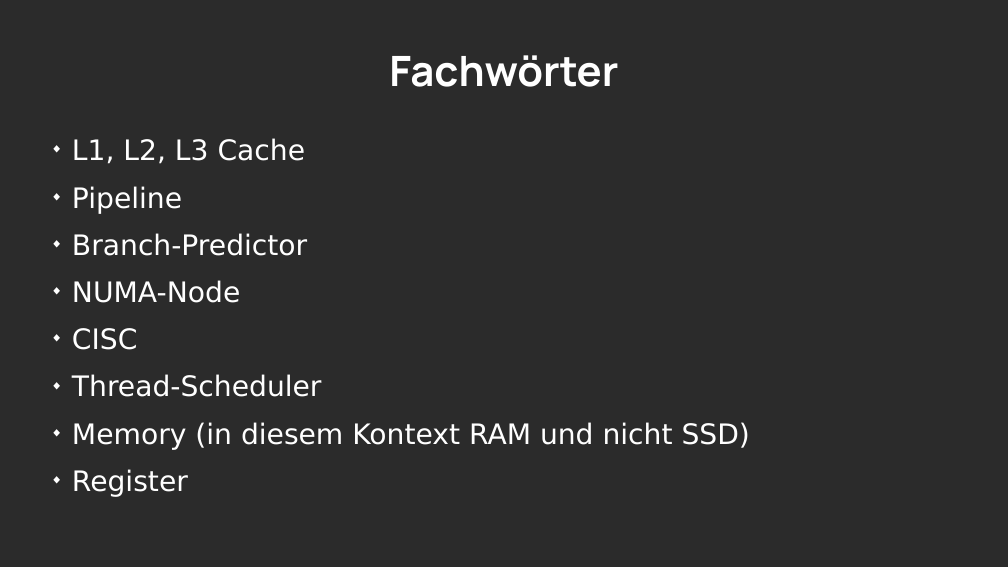
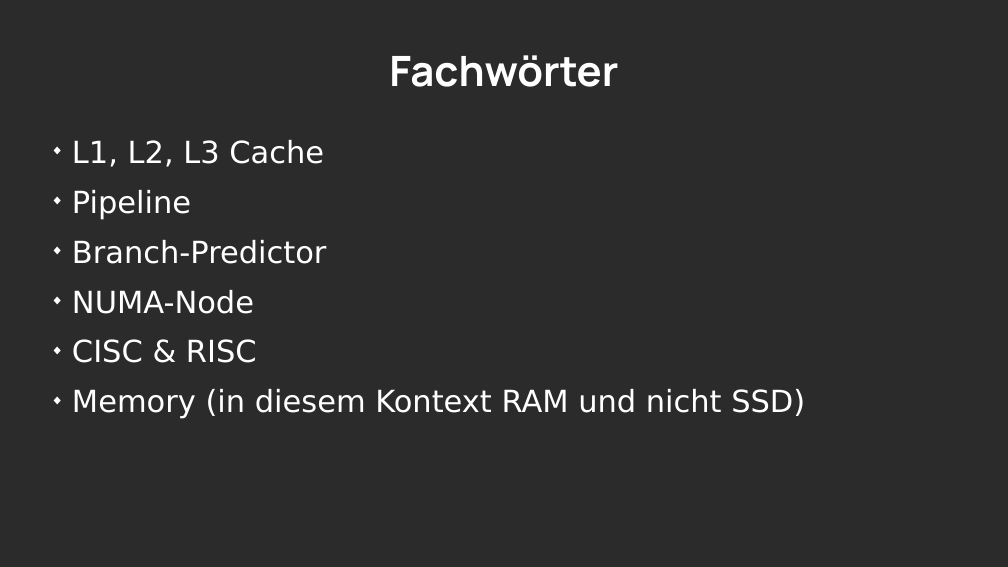
Before and after one commit to LordDreadfight/infpresentation, a slide deck: slide 5 of infCompilers.odp (slide 10 before the commit). Drawn at 1008x567 pixels with LibreOffice and Linux fonts; fonts in the diff are those of the drawing; background and template pictures are left out; a plain dark background stands for a picture behind light text. Boxes give left, top, right and bottom in pixels: in the first picture for what was removed or moved away, otherwise in the second. Text is boxed around its words. In the diff, an @@ line names an element or a change of style, - is before the commit and + after.

```diff
--- a/infCompilers.odp
+++ b/infCompilers.odp
@@ text at <box>72,140,805,419</box>: paragraph removed @@
-◆ Register
@@ text at <box>72,140,805,419</box>: size 22.2 to 24 pt @@
@@ text at <box>72,339,257,363</box>: text changed; size 22.2 to 24 pt @@
-◆ CISC
-◆ Thread-Scheduler
+◆ CISC & RISC
```
Also in this commit, not shown: 4 other slides changed, 15 slides added, 9 slides removed, 5 other files.
